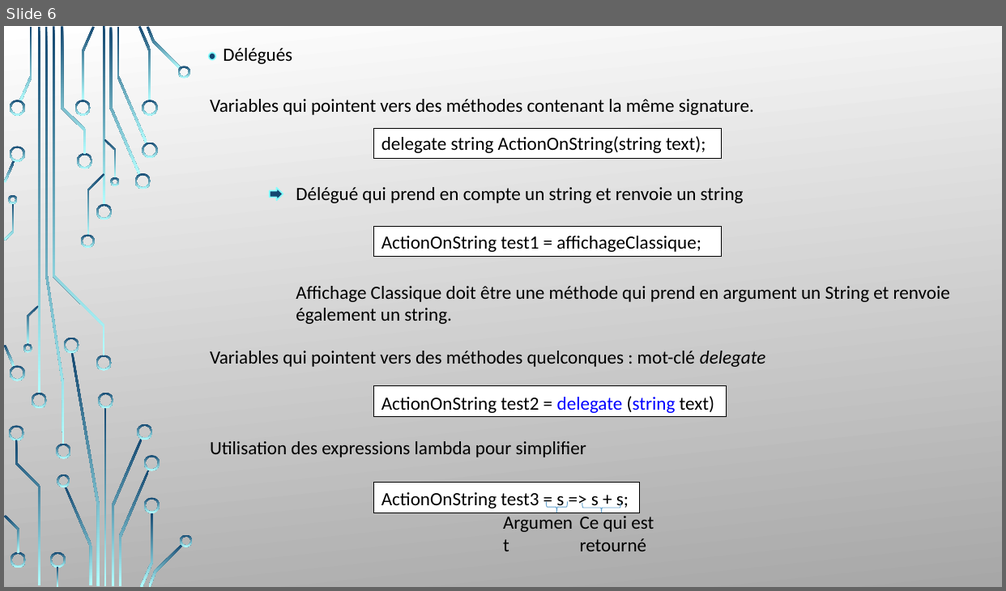
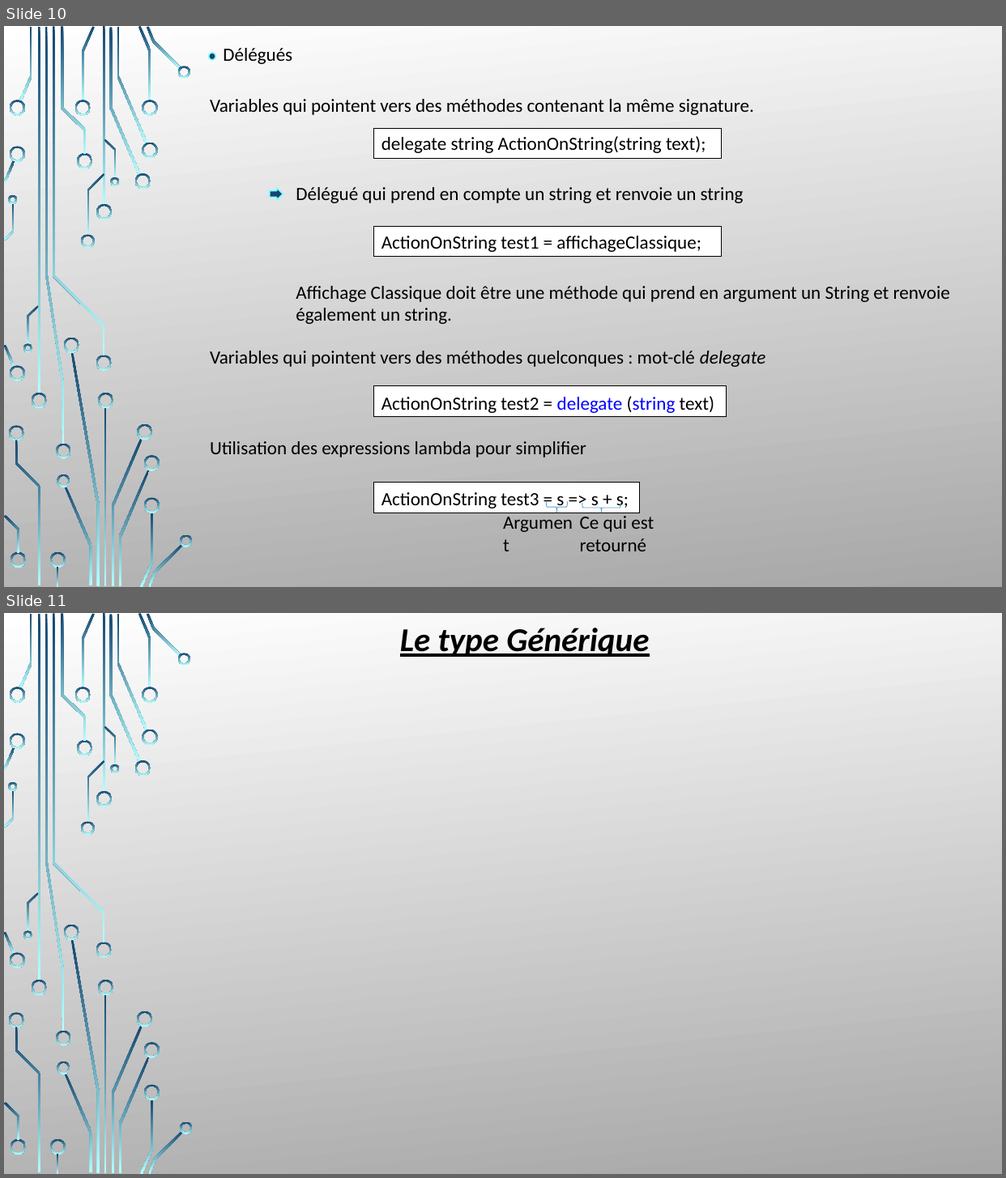
Before and after one commit to LouisMalbranque/Projet-C-S2, a slide deck: CoursCS2.pptx. Shown one above the other, each under a label of ours: slide 6 before the commit, slides 10 and 11 after it. The pictures are 1006x591 and 1006x1178 pixels, drawn with LibreOffice and Linux fonts; fonts in the diff are those of the drawing; background and template pictures are left out. Boxes give left, top, right and bottom in pixels: in the first picture for what was removed or moved away, otherwise in the second. Text is boxed around its words. In the diff, an @@ line names an element or a change of style, - is before the commit and + after.

```diff
--- a/CoursCS2.pptx
+++ b/CoursCS2.pptx
@@ slide 11 added at (x1=4, y1=613, x2=1002, y2=1174), background picture (left out); not listed: 54 template elements that a slide beside it also shows @@
@@ text added at (x1=400, y1=628, x2=649, y2=657), 32 pt, text #000000, bold, italic, underline @@
+Le type Générique
@@ what was slide 6 is now slide 10 @@
```
Also in this commit, not shown: 1 slide changed, 10 other slides added.
